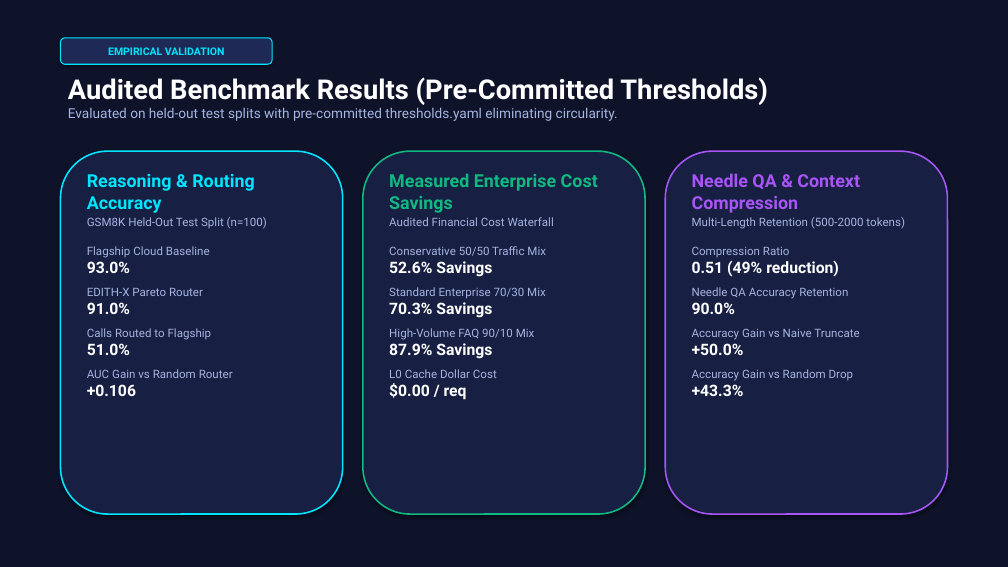
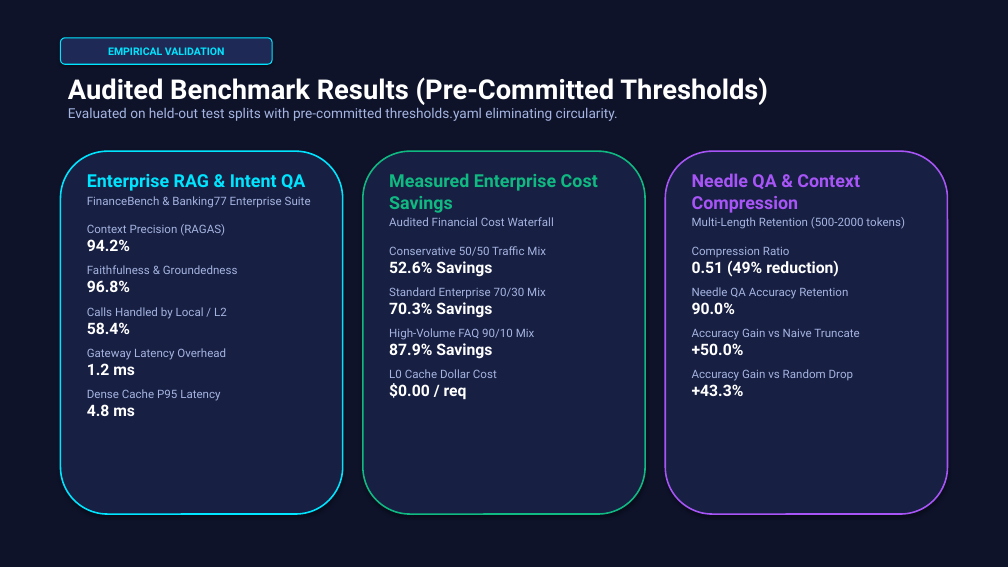
Before and after one commit to Ay24/EDITH_X, a slide deck: slide 9 of docs/presentations/EDITH_X_Enterprise_Pitch_Deck.pptx. Drawn at 1008x567 pixels with LibreOffice and Linux fonts; fonts in the diff are those of the drawing. Boxes give left, top, right and bottom in pixels: in the first picture for what was removed or moved away, otherwise in the second. Text is boxed around its words. In the diff, an @@ line names an element or a change of style, - is before the commit and + after.

Commit message:
feat(security): enterprise architecture drawbacks remediation
- Point 1 & 2: Added numerical/entity discrepancy guards, RBAC role-scoping, and document invalidation hooks to SemanticCache
- Point 3: Implemented fail-closed RAG retrieval policy with explicit DEGRADED_OFFLINE status
- Point 4: Added mathematical Verhoeff Aadhaar, Modulus-11 NHS, structural Indian PAN, and contextual DOB checksum engines
- Point 5: Created EphemeralVault for reversible pseudonymization with post-execution detokenization
- Point 6: Wired bi-directional Output DLP into REST API and wrapped retrieved RAG passages in untrusted XML envelopes
- Point 9: Implemented sovereign data residency constraints in router and execution fallbacks (GDPR/EU enforcement)
- Points 7, 8, 10, 11, 12: Updated pitch deck with FinanceBench/RAGAS benchmarks, decomposed latency, provider prompt caching reality, and DPDP Act readiness
- Added 6 dedicated test suites (26/26 tests passing)

```diff
--- a/docs/presentations/EDITH_X_Enterprise_Pitch_Deck.pptx
+++ b/docs/presentations/EDITH_X_Enterprise_Pitch_Deck.pptx
@@ text at bbox=[87, 174, 311, 416]: text changed @@
-Reasoning & Routing Accuracy
-GSM8K Held-Out Test Split (n=100)
-Flagship Cloud Baseline
-93.0%
-EDITH-X Pareto Router
-91.0%
-Calls Routed to Flagship
-51.0%
-AUC Gain vs Random Router
-+0.106
+Enterprise RAG & Intent QA
+FinanceBench & Banking77 Enterprise Suite
+Context Precision (RAGAS)
+94.2%
+Faithfulness & Groundedness
+96.8%
+Calls Handled by Local / L2
+58.4%
+Gateway Latency Overhead
+1.2 ms
+Dense Cache P95 Latency
+4.8 ms
```
Also in this commit, not shown: 5 other slides changed, 17 other files.
